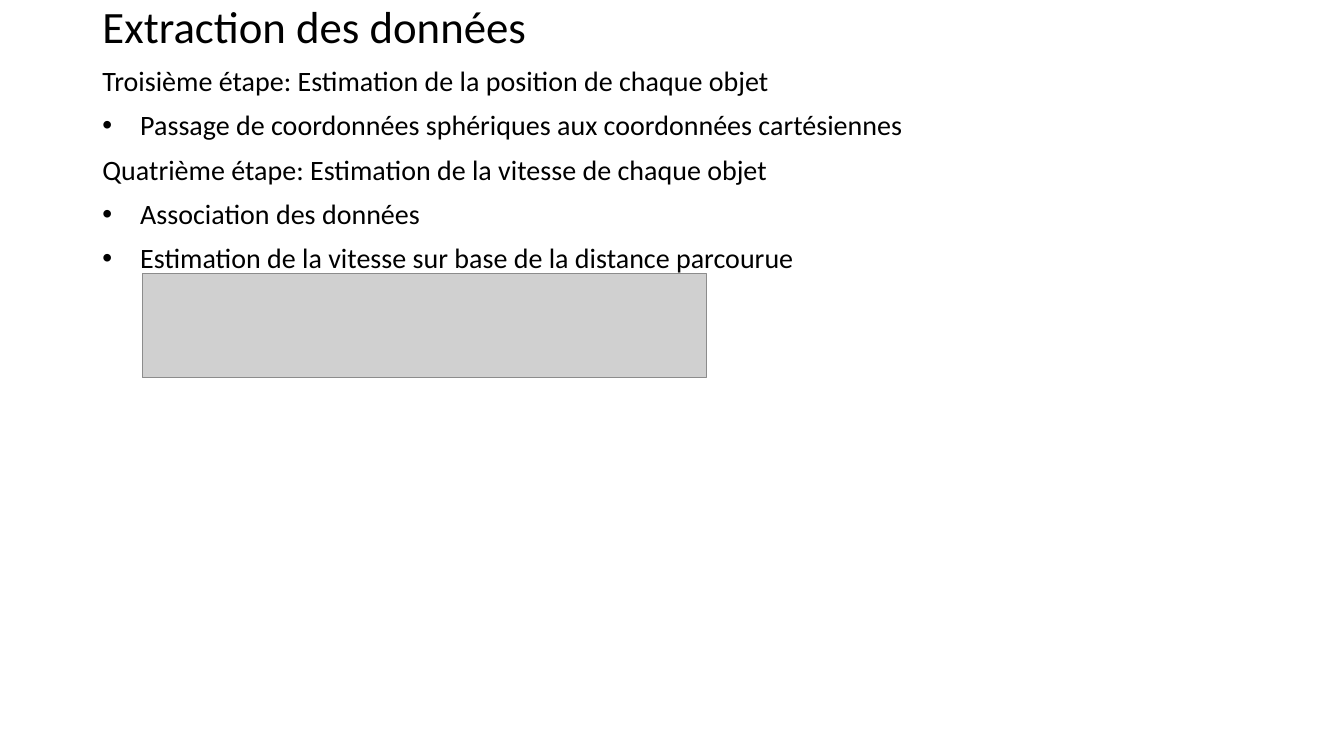
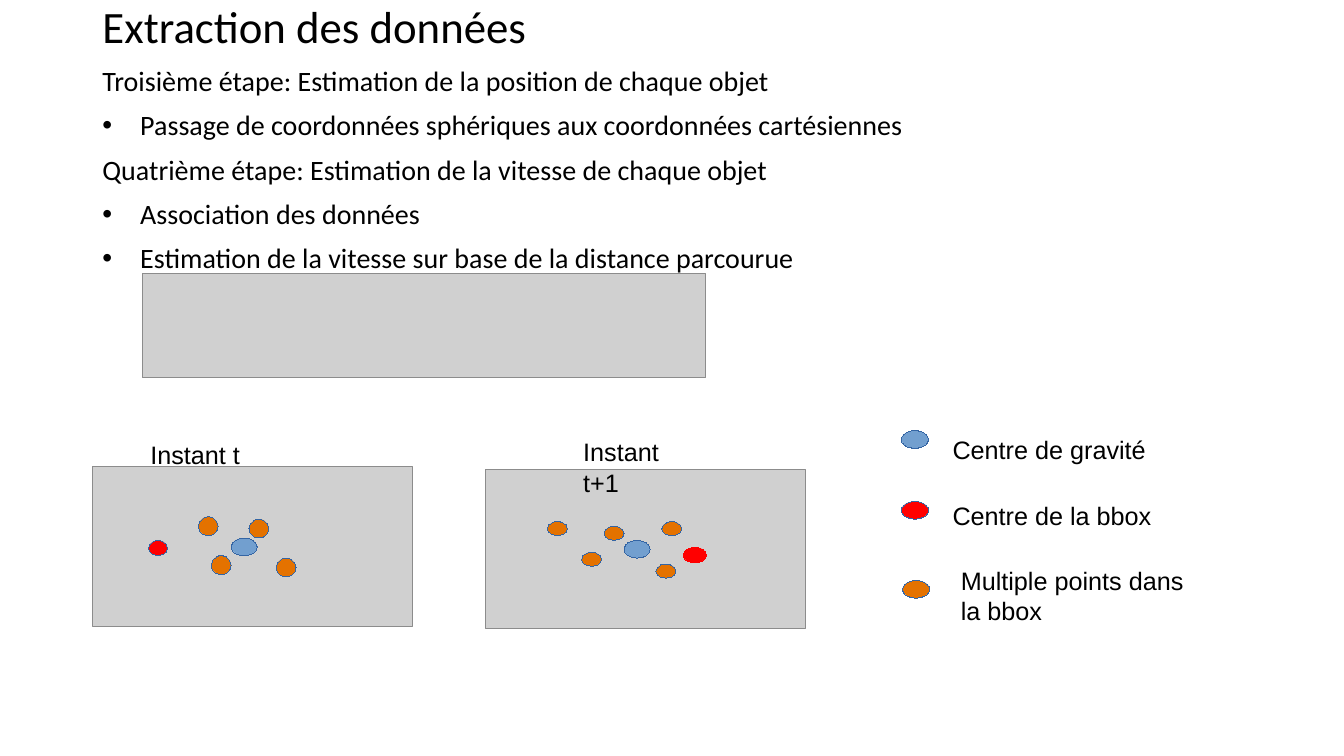
Before and after one commit to grotsartdehe/TFE, a slide deck: slide 8 of Presentation/Slides_TFE.pptx (slide 7 before the commit). Drawn at 1344x756 pixels with LibreOffice and Linux fonts; fonts in the diff are those of the drawing; grey boxes stand for pictures. Boxes give left, top, right and bottom in pixels: in the first picture for what was removed or moved away, otherwise in the second. Text is boxed around its words. In the diff, an @@ line names an element or a change of style, - is before the commit and + after.

```diff
--- a/Presentation/Slides_TFE.pptx
+++ b/Presentation/Slides_TFE.pptx
@@ text added at (150,446,240,470), 18 pt, text #000000 @@
+Instant t
@@ text added at (583,443,659,492), 18 pt, text #000000 @@
+Instant t+1
@@ ellipse added at (901,431,929,449), fill #729FCF, outline #3465A4 0.75 pt @@
@@ text added at (953,440,1146,465), 18 pt, text #000000 @@
+Centre de gravité
@@ picture added at (93,467,412,626) @@
@@ picture added at (486,470,806,629) @@
@@ ellipse added at (901,501,929,519), fill #FF0000, outline #3465A4 0.75 pt @@
@@ text added at (953,506,1152,526), 18 pt, text #000000 @@
+Centre de la bbox
@@ ellipse added at (199,517,219,536), fill #E47200, outline #3465A4 0.75 pt @@
@@ ellipse added at (231,538,257,557), fill #729FCF, outline #3465A4 0.75 pt @@
@@ ellipse added at (249,519,269,538), fill #E47200, outline #3465A4 0.75 pt @@
@@ ellipse added at (547,521,568,535), fill #E47200, outline #3465A4 0.75 pt @@
@@ ellipse added at (604,526,624,540), fill #E47200, outline #3465A4 0.75 pt @@
@@ ellipse added at (662,521,683,535), fill #E47200, outline #3465A4 0.75 pt @@
@@ ellipse added at (148,540,167,556), fill #FF0000, outline #3465A4 0.75 pt @@
@@ ellipse added at (212,556,232,575), fill #E47200, outline #3465A4 0.75 pt @@
@@ ellipse added at (276,559,296,578), fill #E47200, outline #3465A4 0.75 pt @@
@@ ellipse added at (582,553,602,567), fill #E47200, outline #3465A4 0.75 pt @@
@@ ellipse added at (624,540,650,559), fill #729FCF, outline #3465A4 0.75 pt @@
@@ ellipse added at (656,565,677,579), fill #E47200, outline #3465A4 0.75 pt @@
@@ ellipse added at (684,547,707,563), fill #FF0000, outline #FF0000 0.75 pt @@
@@ ellipse added at (902,581,930,599), fill #E47200, outline #3465A4 0.75 pt @@
@@ text added at (961,571,1184,621), 18 pt, text #000000 @@
+Multiple points dans la bbox
```
Also in this commit, not shown: 10 other slides changed, 3 slides added, 5 other files.
